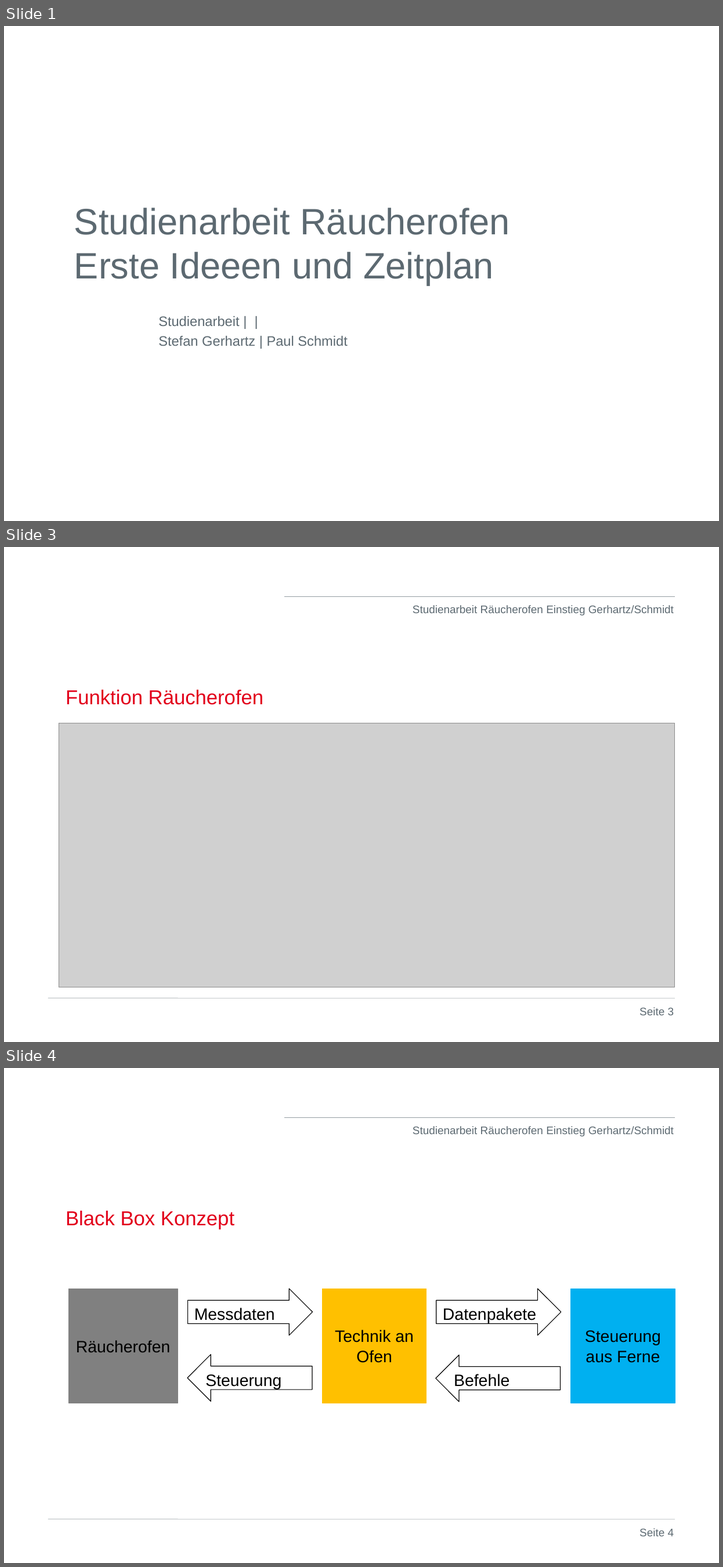
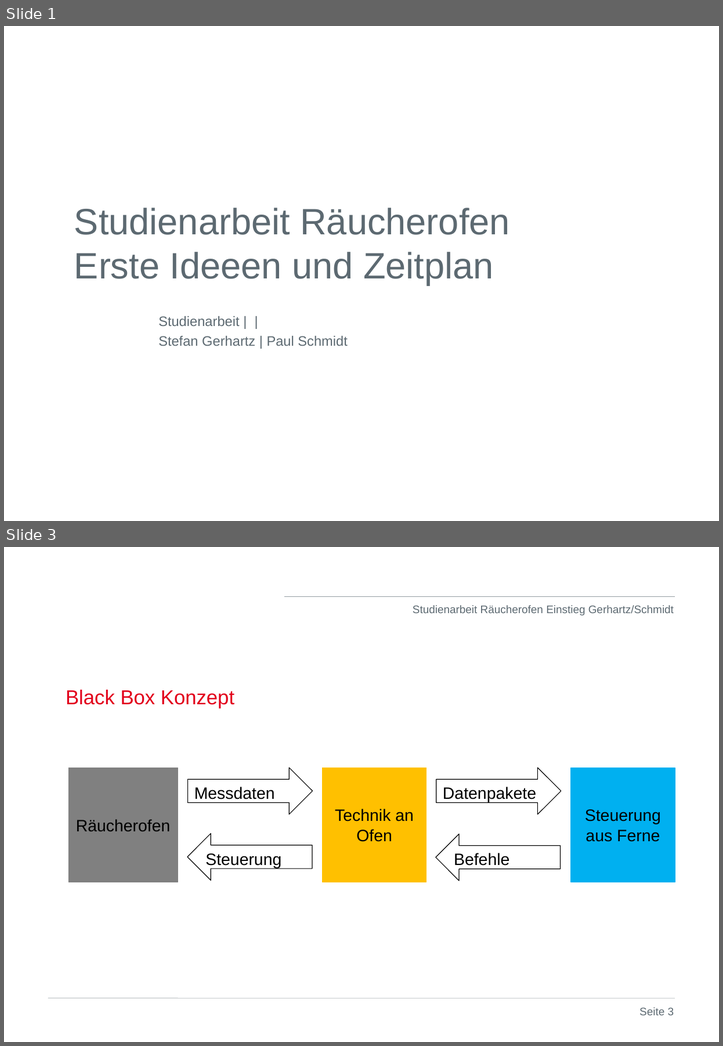
Before and after one commit to stege00/Raeucherofen, a slide deck: 05_Dokumente_DHBW/Präsentationen/KW40_2021_Studienarbeit_Gerhartz_Schmidt_Einstieg.ppt. Shown one above the other, each under a label of ours: slides 1, 3 and 4 before the commit, slides 1 and 3 after it; the slides between them are not shown. The pictures are 723x1567 and 723x1046 pixels, drawn with LibreOffice and Linux fonts; fonts in the diff are those of the drawing; grey boxes stand for pictures; background and template pictures are left out. Boxes give left, top, right and bottom in pixels: in the first picture for what was removed or moved away, otherwise in the second. Text is boxed around its words. In the diff, an @@ line names an element or a change of style, - is before the commit and + after.

```diff
--- a/05_Dokumente_DHBW/Präsentationen/KW40_2021_Studienarbeit_Gerhartz_Schmidt_Einstieg.ppt
+++ b/05_Dokumente_DHBW/Präsentationen/KW40_2021_Studienarbeit_Gerhartz_Schmidt_Einstieg.ppt
@@ slide 3 removed at (x1=4, y1=547, x2=719, y2=1042), background #FFFFFF; not listed: 3 template elements that a slide beside it also shows @@
@@ title removed at (x1=65, y1=689, x2=264, y2=705) @@
-Funktion Räucherofen
@@ picture removed at (x1=59, y1=723, x2=674, y2=987) @@
@@ page number removed at (x1=639, y1=1007, x2=674, y2=1015) @@
-Seite 3
@@ what was slide 4 is now slide 3 @@
@@ page number at (x1=639, y1=1007, x2=674, y2=1015): text changed @@
-Seite 4
+Seite 3
```
Also in this commit, not shown: 2 slides changed, 2 slides added, 1 other slide removed, 1 other file.
